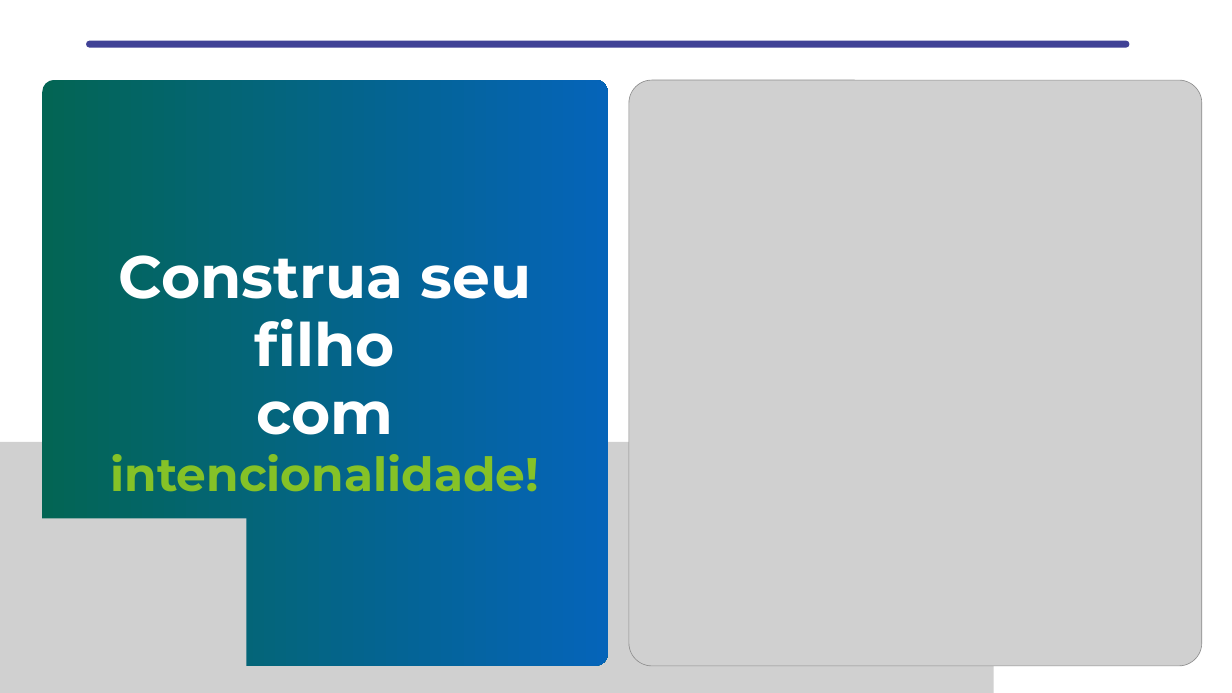
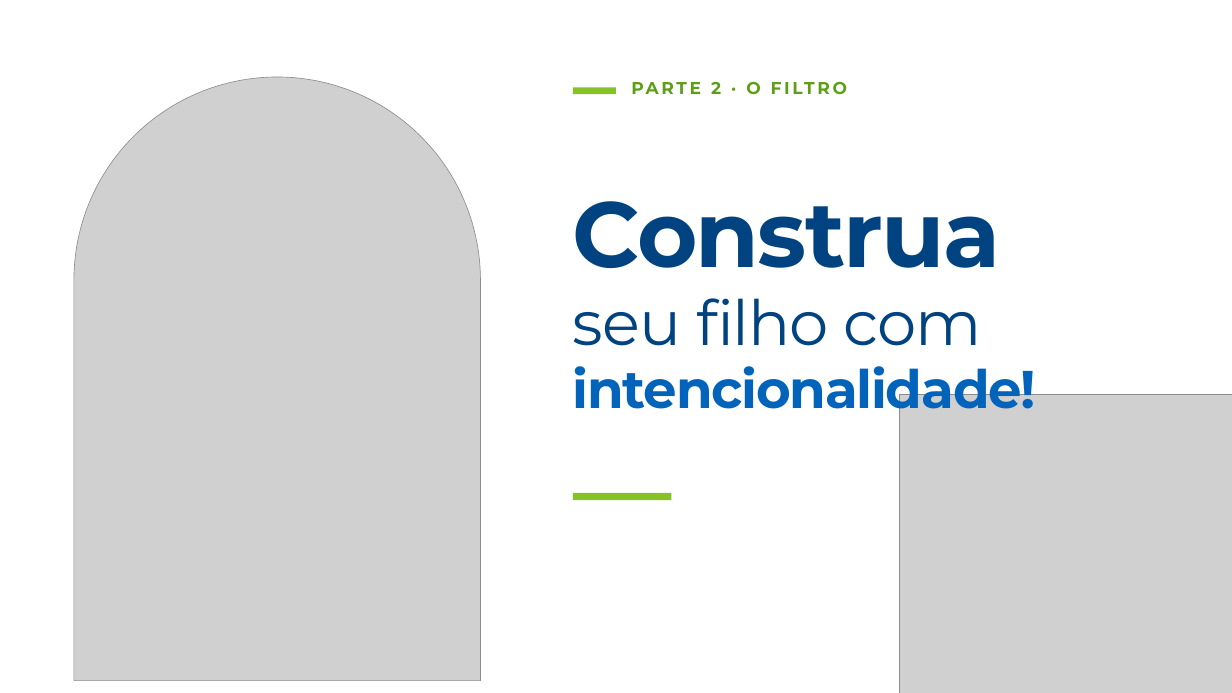
Before and after one commit to freelasrabbit-sys/logo, a slide deck: slide 18 of apresentacoes/aula-2/aula-2-integra.pptx. Drawn at 1232x693 pixels with LibreOffice and Linux fonts; fonts in the diff are those of the drawing; grey boxes stand for pictures. Boxes give left, top, right and bottom in pixels: in the first picture for what was removed or moved away, otherwise in the second. Text is boxed around its words. In the diff, an @@ line names an element or a change of style, - is before the commit and + after.

```diff
--- a/apresentacoes/aula-2/aula-2-integra.pptx
+++ b/apresentacoes/aula-2/aula-2-integra.pptx
@@ rectangle added at bbox=[0, 0, 1232, 693], fill #FFFFFF @@
@@ line removed from (89, 44) to (1126, 44) @@
@@ freeform shape removed at bbox=[43, 80, 608, 666] @@
@@ picture: place and size @@
-picture at bbox=[629, 80, 1202, 666]
+picture at bbox=[74, 77, 480, 681]
@@ rectangle added at bbox=[573, 87, 616, 94], fill #85C227 @@
@@ text added at bbox=[711, 81, 760, 95], 20 pt, text #5E9E17, bold @@
+PARTE 2 · O FILTRO
@@ text "Construa": place and size @@
-text "Construa" at bbox=[111, 255, 539, 502]
+text "Construa" at bbox=[573, 201, 1036, 420]
@@ text at bbox=[573, 201, 1001, 346]: text changed; size 70 to 73 pt; text colour #FFFFFF to #004380; bold off @@
-Construa seu filho
-com
+Construa
+seu filho com
@@ text at bbox=[573, 366, 1036, 420]: size 55 to 62 pt, text colour #85C227 to #0263BA, letter spacing 0 to -1.5 pt in "intencionalidade!"; alignment centre to left @@
@@ picture added at bbox=[899, 394, 1232, 693] @@
@@ picture removed at bbox=[0, 442, 994, 693] @@
@@ rectangle added at bbox=[573, 493, 671, 500], fill #85C227 @@
@@ picture removed at bbox=[0, 519, 246, 693] @@
```
Also in this commit, not shown: 23 other slides changed, 1 slide added, 1 slide removed, 1 other file.
